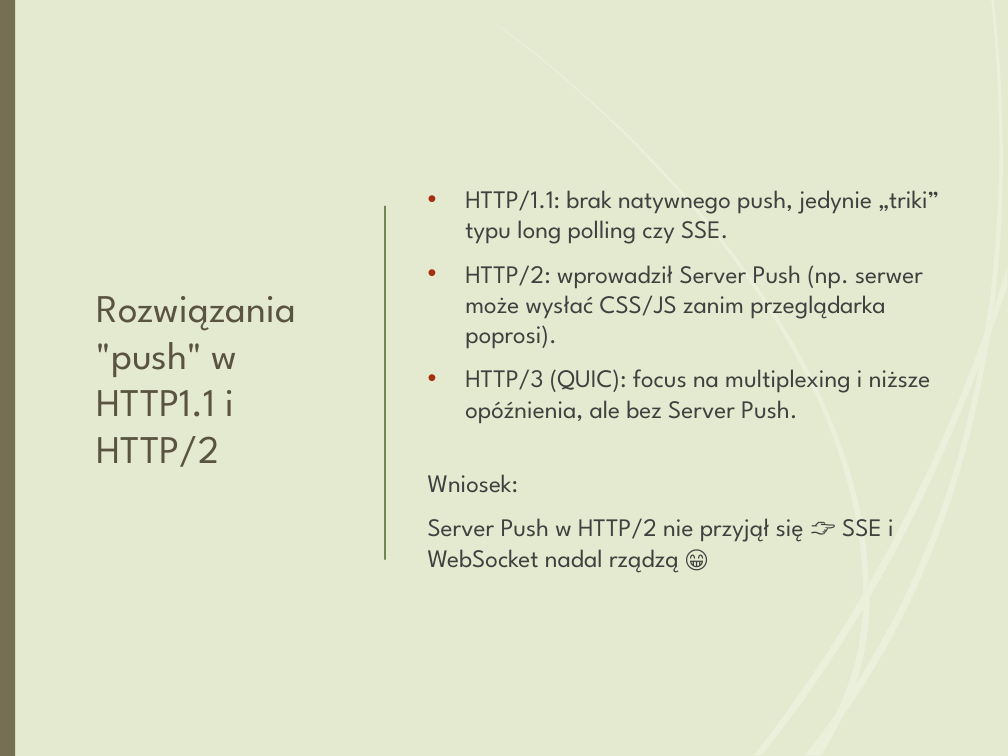
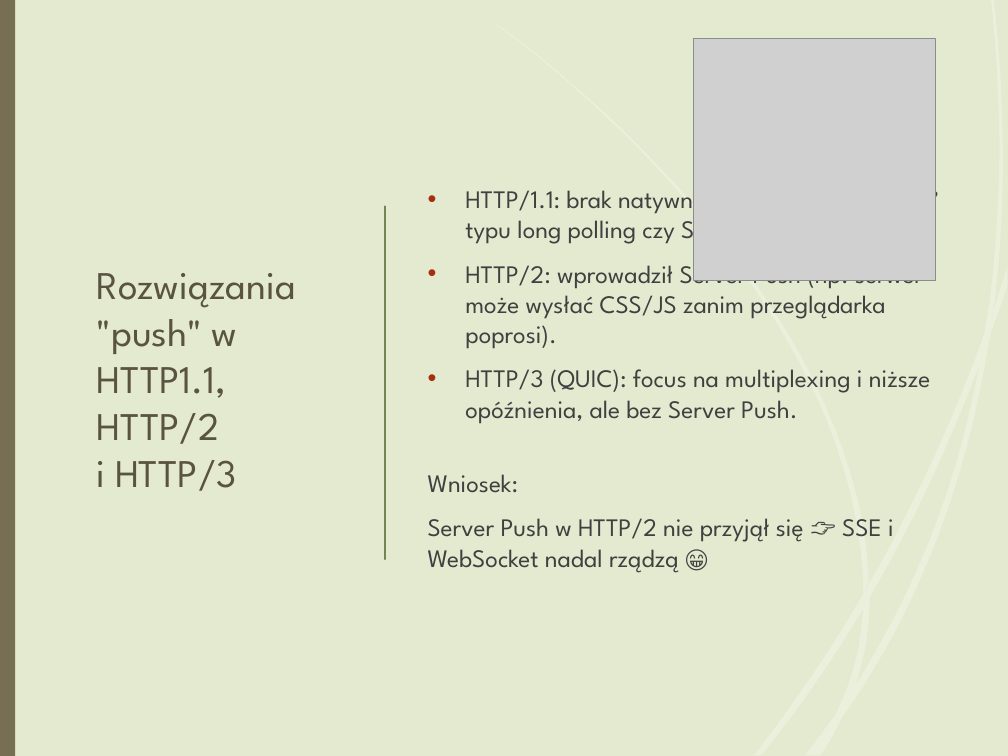
Before and after one commit to ArturLew/PyConPL2025, a slide deck: slide 12 of Nie tylko websocket/Nie tylko WebSocket.pptx. Drawn at 1008x756 pixels with LibreOffice and Linux fonts; fonts in the diff are those of the drawing; grey boxes stand for pictures. Boxes give left, top, right and bottom in pixels: in the first picture for what was removed or moved away, otherwise in the second. Text is boxed around its words. In the diff, an @@ line names an element or a change of style, - is before the commit and + after.

```diff
--- a/Nie tylko websocket/Nie tylko WebSocket.pptx
+++ b/Nie tylko websocket/Nie tylko WebSocket.pptx
@@ picture added at <box>694,39,935,281</box> @@
@@ title at <box>97,273,296,491</box>: text changed @@
-Rozwiązania "push" w HTTP1.1 i HTTP/2
+Rozwiązania "push" w HTTP1.1, HTTP/2
+i HTTP/3
```
Also in this commit, not shown: 22 other slides changed, 1 slide added, 1 slide removed, 19 other files.
